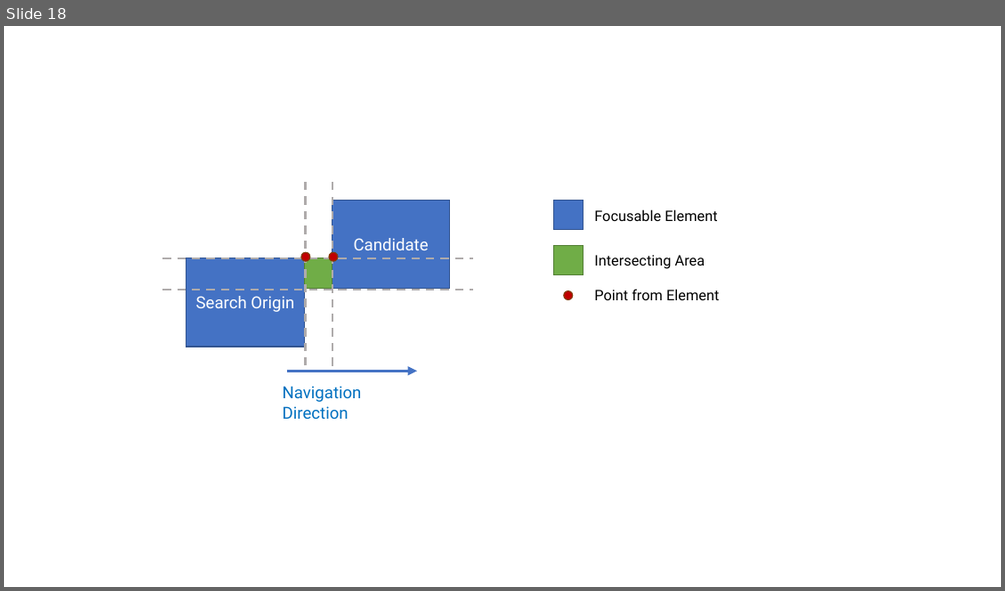
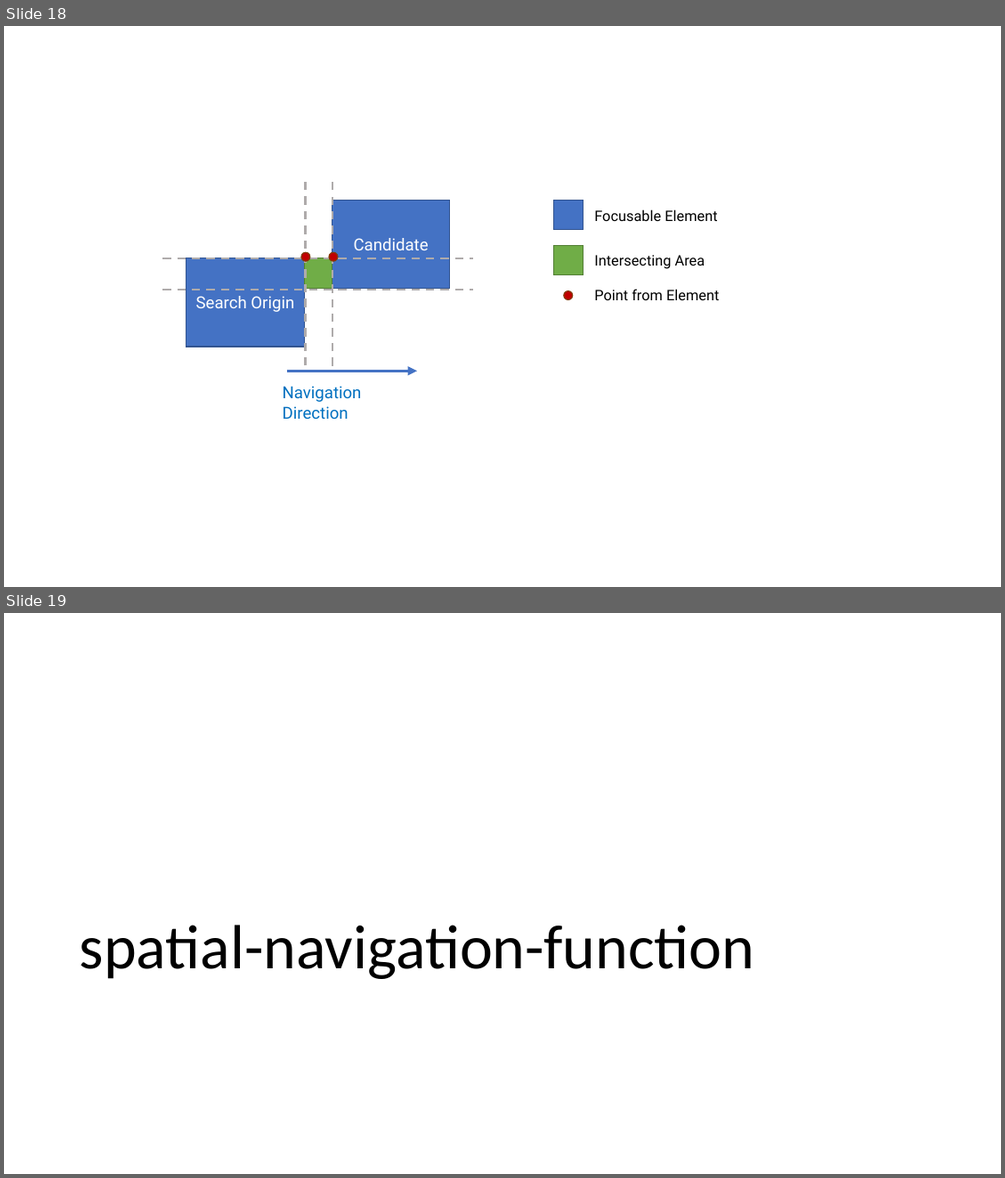
Before and after one commit to WICG/spatial-navigation, a slide deck: docs/images_of_spec.pptx. Shown one above the other, each under a label of ours: slide 18 before the commit, slides 18 and 19 after it. The pictures are 1005x591 and 1005x1178 pixels, drawn with LibreOffice and Linux fonts; fonts in the diff are those of the drawing. Boxes give left, top, right and bottom in pixels: in the first picture for what was removed or moved away, otherwise in the second. Text is boxed around its words. In the diff, an @@ line names an element or a change of style, - is before the commit and + after.

```diff
--- a/docs/images_of_spec.pptx
+++ b/docs/images_of_spec.pptx
@@ slide 19 added at (4,613,1001,1174), background #FFFFFF @@
@@ title added at (80,925,755,979), 60 pt, text #000000 @@
+spatial-navigation-function
```
Also in this commit, not shown: 1 other slide added.
